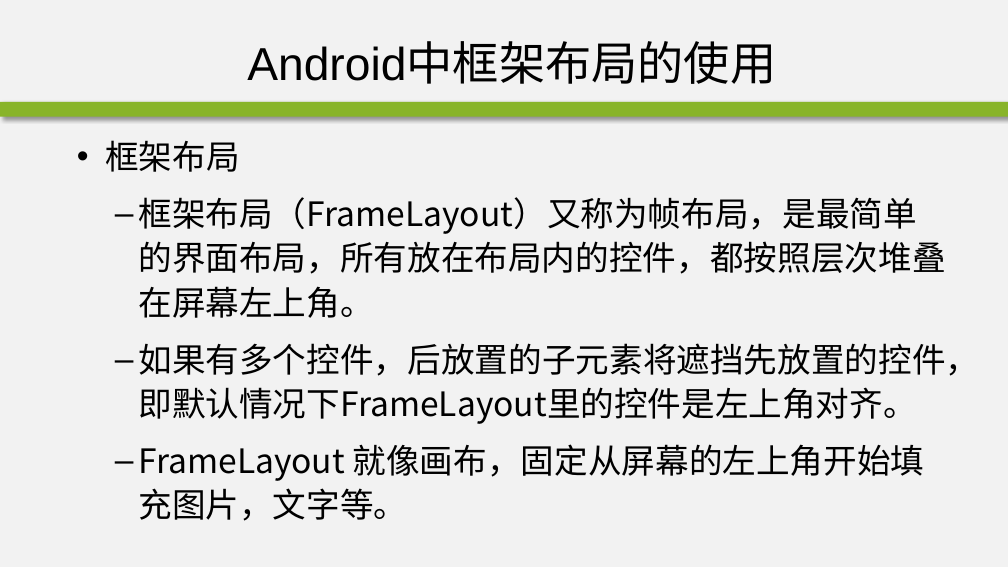
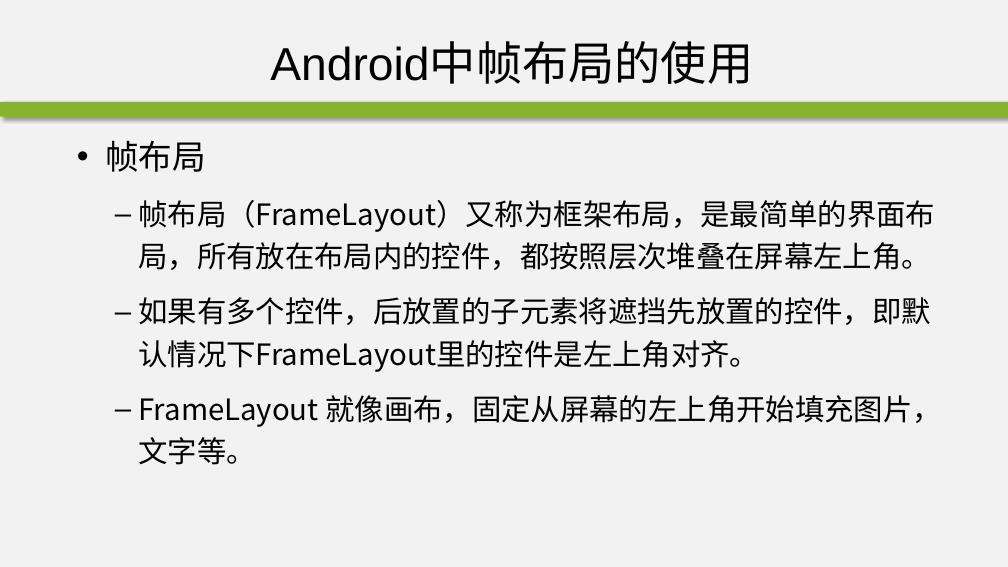
Before and after one commit to edu2act/course-android, a slide deck: slide 45 of materials/slides/ch02-2.pptx (slide 50 before the commit). Drawn at 1008x567 pixels with LibreOffice and Linux fonts; fonts in the diff are those of the drawing; background and template pictures are left out. Boxes give left, top, right and bottom in pixels: in the first picture for what was removed or moved away, otherwise in the second. Text is boxed around its words. In the diff, an @@ line names an element or a change of style, - is before the commit and + after.

```diff
--- a/materials/slides/ch02-2.pptx
+++ b/materials/slides/ch02-2.pptx
@@ title at bbox=[270, 44, 753, 84]: text changed @@
-Android中框架布局的使用
+Android中帧布局的使用
@@ text at bbox=[105, 140, 935, 270]: text changed; size 32 to 28 pt @@
-• 框架布局
-  – 框架布局（FrameLayout）又称为帧布局，是最简单的界面布局，所有放在布局内的控件，都按照层次堆叠在屏幕左上角。
+• 帧布局
+  – 帧布局（FrameLayout）又称为框架布局，是最简单的界面布局，所有放在布局内的控件，都按照层次堆叠在屏幕左上角。
@@ text at bbox=[138, 297, 942, 465]: size 32 to 28 pt in "如果有多个控件，后放置的子元素将遮挡先放置的控件，即默认情况下FrameLayout里的控件是左上角对齐。", "FrameLayout 就像画布，固定从屏幕的左上角开始填充图片，文字等。"; line spacing 1.1 to 1.2 @@
```
Also in this commit, not shown: 21 other slides changed, 5 slides added, 6 slides removed, 1 other file.
